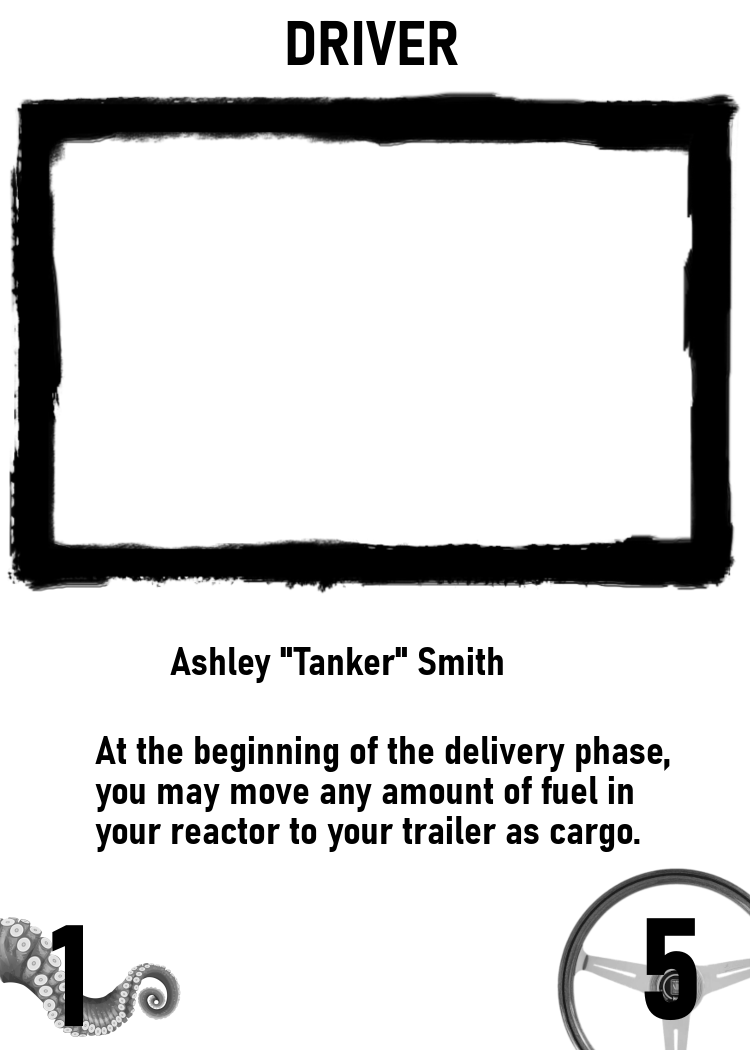
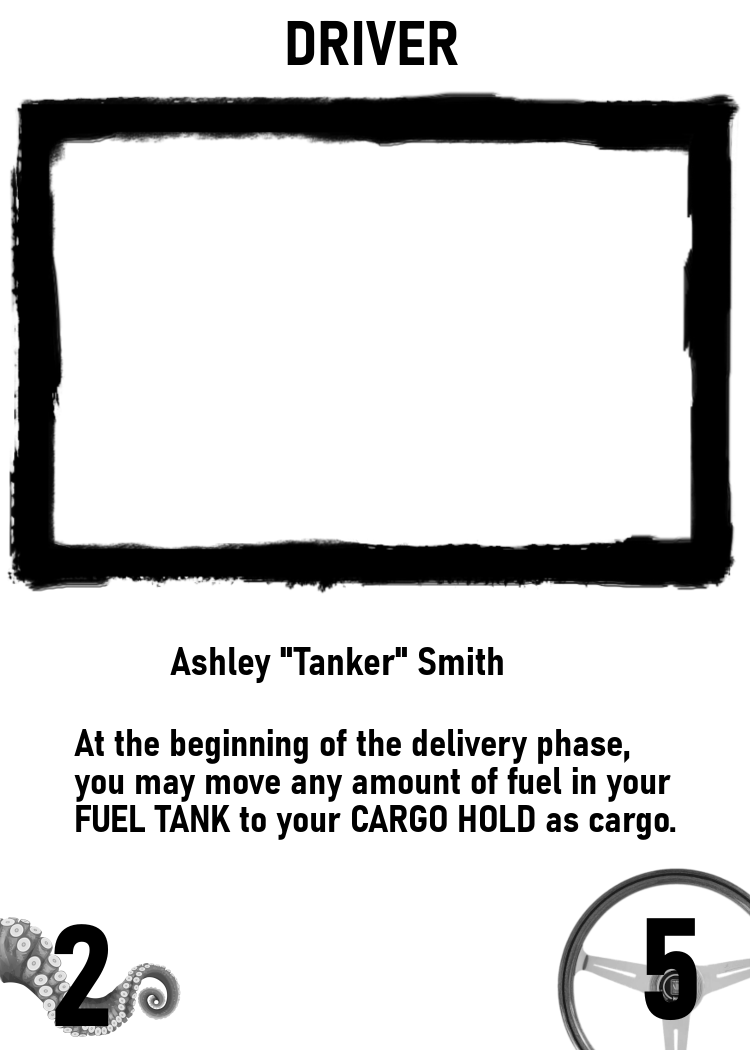
Two versions of the same layered image (750×1050). Layer-by-layer changes:
renamed "1" to "2", painted on it over [52, 924, 109, 1026]
painted on "At the beginning of the delive..." over [74, 729, 676, 853]
